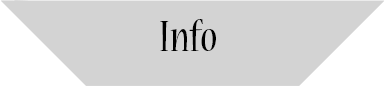
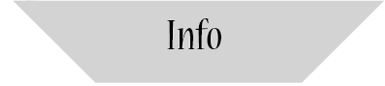
Two versions of the same layered image (385px x 86px). Layer-by-layer changes:
painted on "Layer 2" over [1, 0, 384, 86]
hid "Layer 1" over [1, 0, 384, 86]
